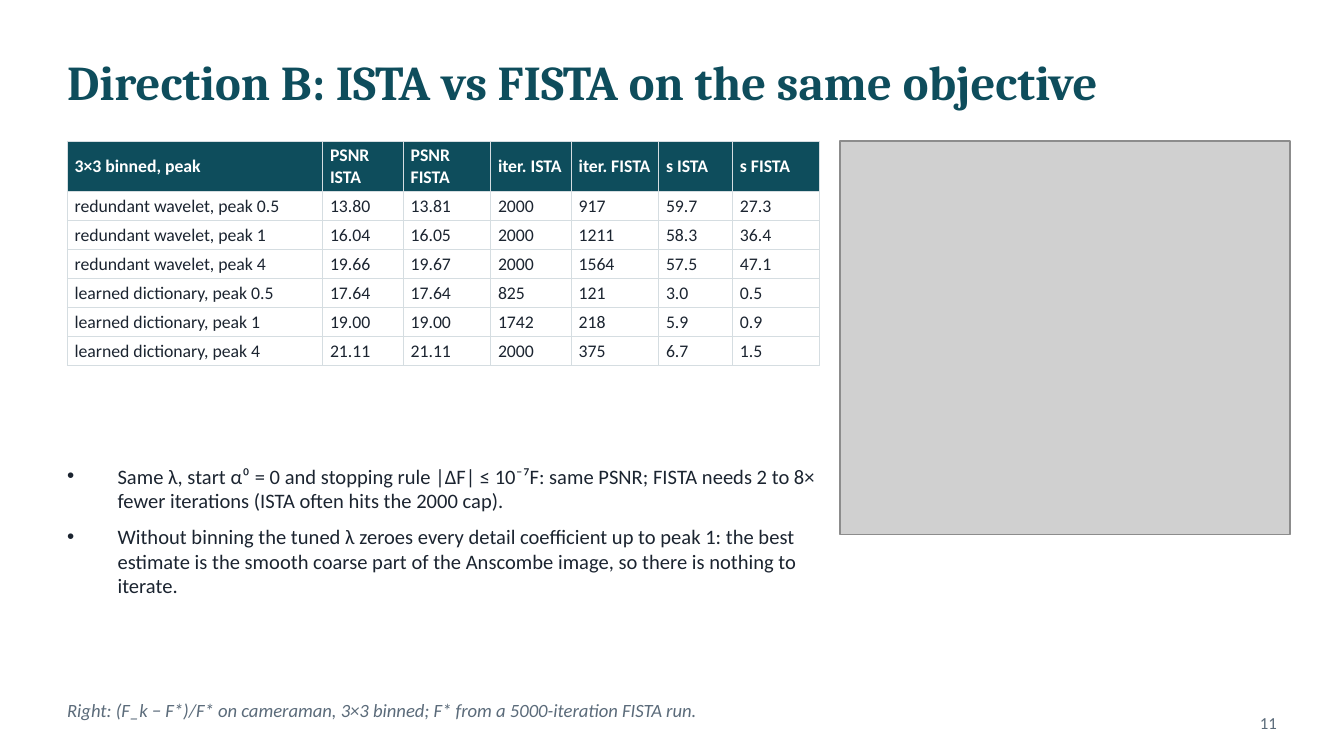
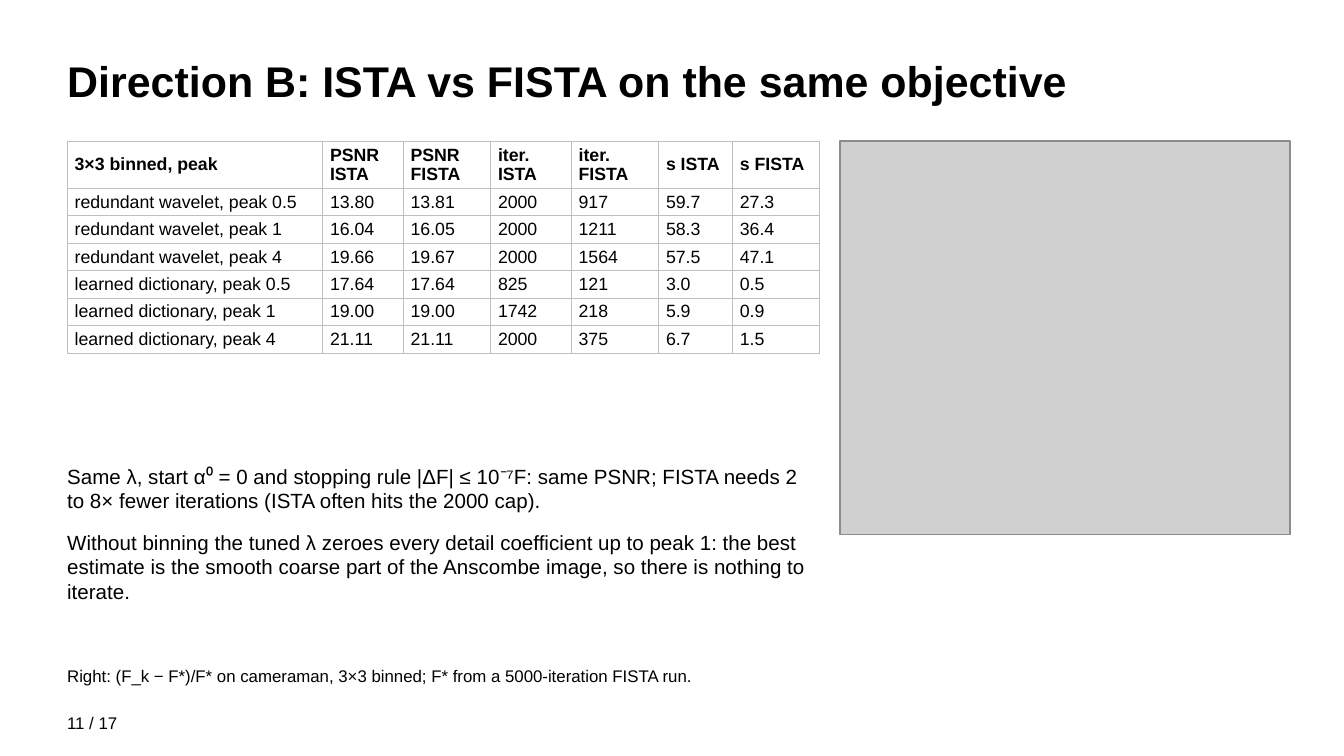
Before and after one commit to tarantulass/EE779-Poisson-Denoising, a slide deck: slide 11 of output/EE779_results.pptx. Drawn at 1344x756 pixels with LibreOffice and Linux fonts; fonts in the diff are those of the drawing; grey boxes stand for pictures. Boxes give left, top, right and bottom in pixels: in the first picture for what was removed or moved away, otherwise in the second. Text is boxed around its words. In the diff, an @@ line names an element or a change of style, - is before the commit and + after.

```diff
--- a/output/EE779_results.pptx
+++ b/output/EE779_results.pptx
@@ title "Direction B: ISTA vs FISTA ..." at (67, 66, 1066, 105): size 26 to 23 pt, font Cambria to Arial, text colour #0E4D5C to #000000 @@
@@ table at (67, 141, 820, 353) @@
@@ fill #0E4D5C to none in row 1 @@
@@ font Calibri to Arial @@
@@ text colour #FFFFFF to #000000 in "3×3 binned, peak", "PSNR ISTA", "PSNR FISTA", "iter. ISTA" and 3 more places @@
@@ text colour #1B2430 to #000000 in "redundant wavelet, peak 0.5", "13.80", "13.81", "2000" and 38 more places @@
@@ borders changed @@
@@ text "Same λ, start α⁰ = ..." at (67, 469, 804, 600): font Calibri to Arial, text colour #1B2430 to #000000; bullet • to none; more space between paragraphs @@
@@ text "Right: (F_k − F*)/F* on ...": place and size @@
-text "Right: (F_k − F*)/F* on ..." at (67, 703, 696, 720)
+text "Right: (F_k − F*)/F* on ..." at (67, 669, 692, 686)
@@ text "Right: (F_k − F*)/F* on ..." at (67, 669, 692, 686): size 10 to 9 pt, font Calibri to Arial, text colour #5B6B7A to #000000, italic off @@
@@ text at (67, 717, 118, 729): text changed; font Calibri to Arial; text colour #5B6B7A to #000000 @@
-11
+11 / 17
```
Also in this commit, not shown: 15 other slides changed, 1 slide added, 1 slide removed.
